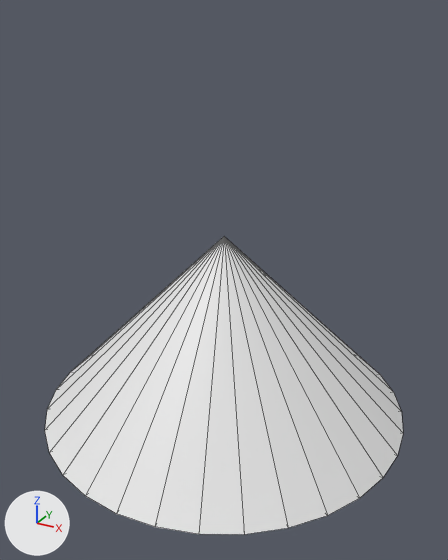
The OBJ model engine/editor/asset/mesh/cone.obj, before and after one commit.
Camera for both pictures: a camera (50 mm lens) standing at (1.45, -2.63, 1.57) and looking at (0.04, -0.08, 0.3). Lighting does not change. The marker at lower left points along +X, +Y and +Z. Mesh edges are drawn as thin lines. Where no turn or scale is listed for an object, it has been applied to the vertices.
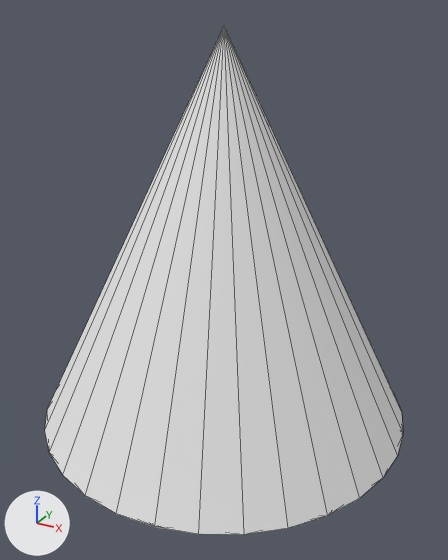
The newer file is also turned or shifted as a whole; pictures and numbers use the older file's frame.

Where the change shows, as pixel boxes [x1, y1, x2, y2] in the pictures (448 x 560 px):
'cone', reshaped (71% taller)
    before: [45, 237, 403, 535]
    after: [45, 26, 403, 535]

What the commit changed:
Material 'Material' (mat_material) is new.
Its base color is (0.8, 0.8, 0.8) (white #e7e7e7).
Its roughness is 1.0.
me_cone is used by ob_cone; location (0.0, 0.0, 0.0).
me_cone had 34 vertices, 64 faces and spanned x -1.0..1.0, y -1.0..1.0, z -0.5..0.5.
me_cone now has 33 vertices, 62 faces and spans x -1.0..1.0, y -1.0..1.0, z -0.5..1.5.
Part 1, on me_cone:
2 vertices are removed from x 0.0, y 0.0, z -0.5..0.5.
64 faces are deleted.
1 vertex is added at (0.0, 0.0, 1.5).
62 new faces join them.
me_cone now uses material mat_material (white #e7e7e7).
